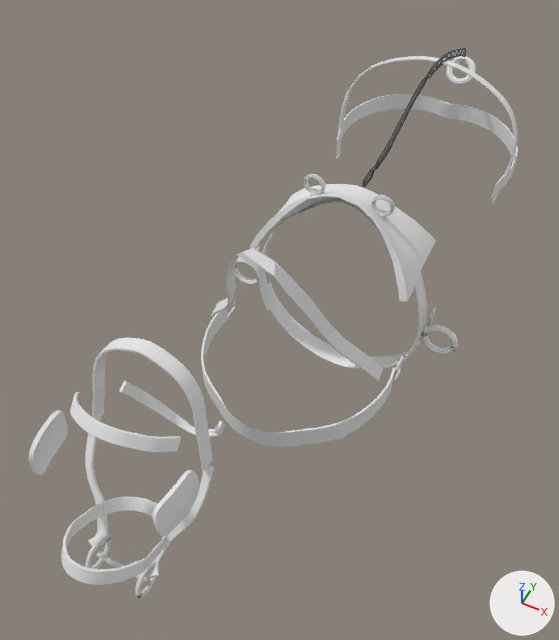
The glTF model assets/models/vehicles/harness.glb: old version first, new version second.
Both versions are drawn from a 50 mm camera at (0.58, -1.87, 2.99) aimed at (-0.09, -0.53, 1.31). Arrows for +X, +Y and +Z are at lower right; the lights stay in place. The picture after the commit comes second. Mesh edges are drawn as thin lines on the coarser meshes.

In view in the first picture: 'Bands', 'Bit', 'Blinkers', 'Breeching', 'Bridle', 'Collar', 'Saddle' and 2 more.
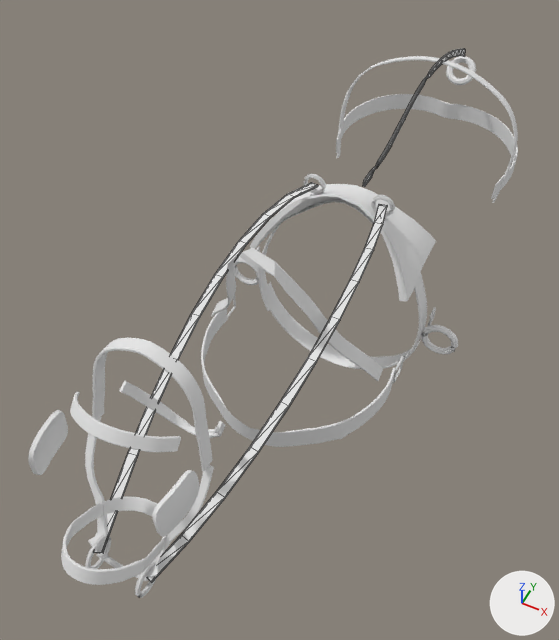
What differs and where, as boxes [x1, y1, x2, y2] in the pictures (559 x 640 px):
'Reins', added: after [95, 182, 387, 582]

What changed in the scene script:
```text
Add me_reins:
    me_reins.from_pydata(...)  # 176 vertices, 344 faces; spans x -0.167..0.167, y -1.411..-0.285, z 1.5..1.665
    me_reins.materials.append(mat_leather)
Add ob_reins:
    ob_reins = bpy.data.objects.new('Reins', me_reins)
    ob_reins.location = (0.0, 0.0, 0.0)
```
